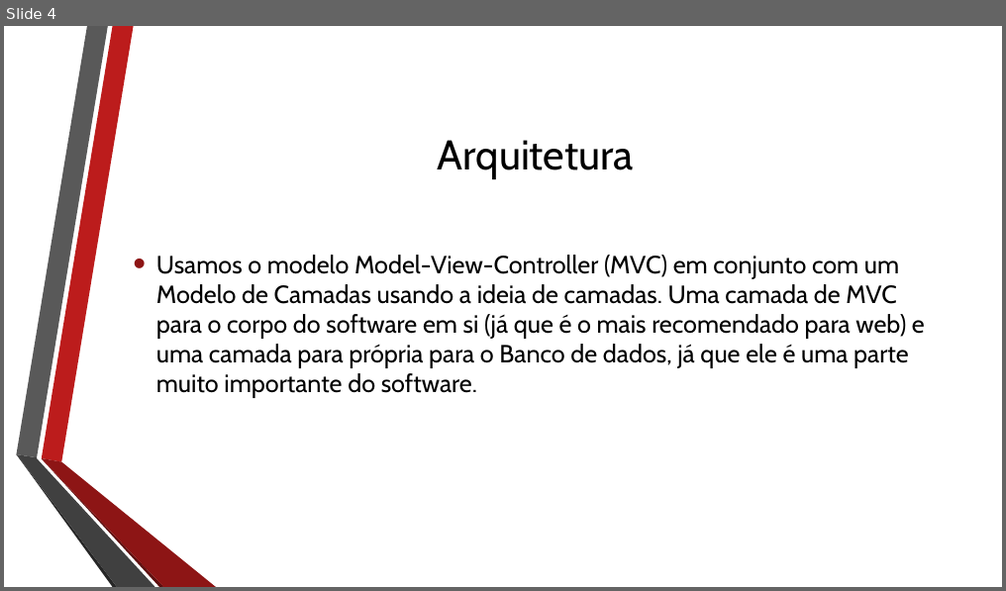
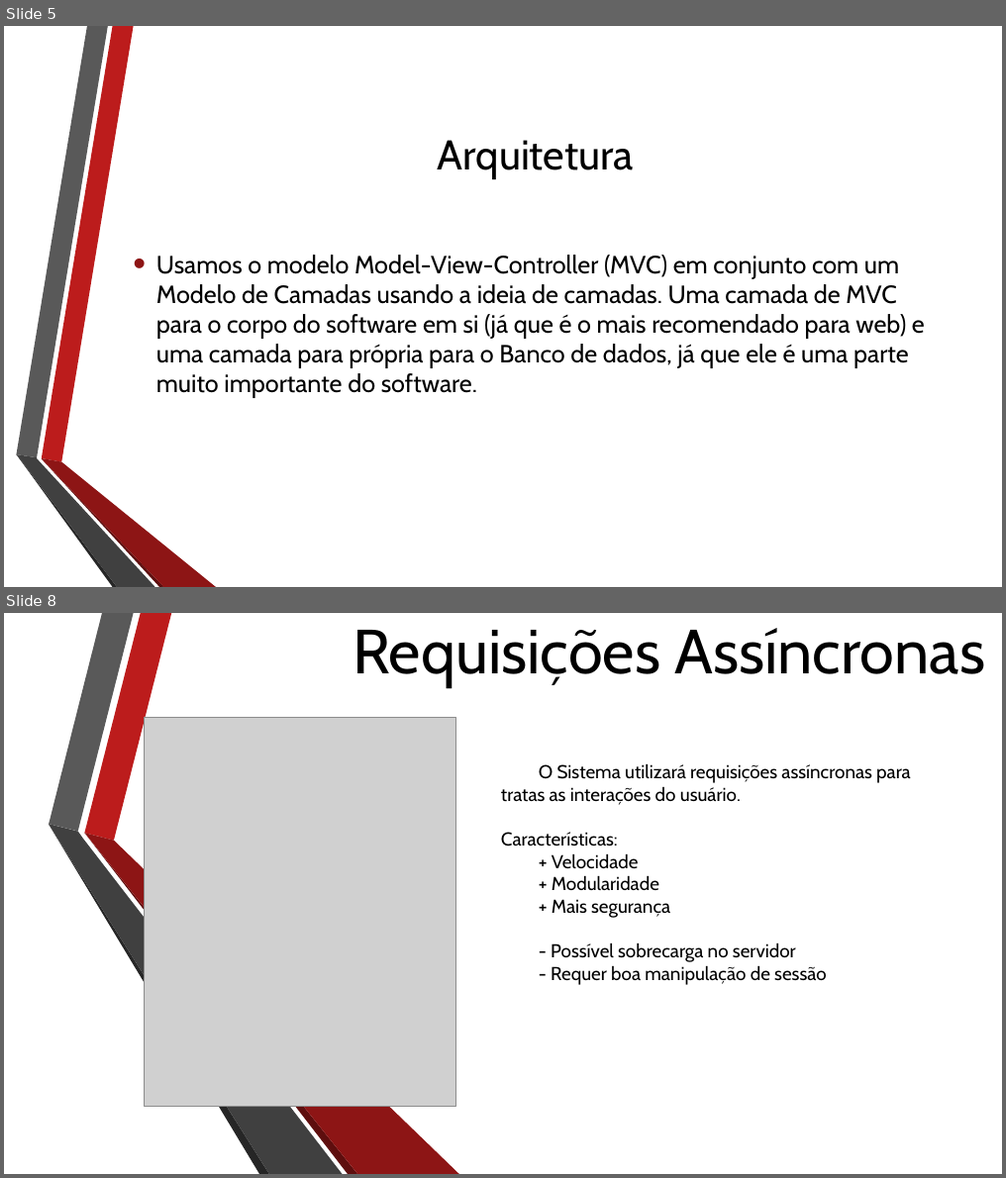
Before and after one commit to redtxai/bellsprout, a slide deck: Documentação/Colheita Urbana.pptx. Shown one above the other, each under a label of ours: slide 4 before the commit, slides 5 and 8 after it; the slides between them are not shown. The pictures are 1006x591 and 1006x1178 pixels, drawn with LibreOffice and Linux fonts; fonts in the diff are those of the drawing; grey boxes stand for pictures; background and template pictures are left out. Boxes give left, top, right and bottom in pixels: in the first picture for what was removed or moved away, otherwise in the second. Text is boxed around its words. In the diff, an @@ line names an element or a change of style, - is before the commit and + after.

```diff
--- a/Documentação/Colheita Urbana.pptx
+++ b/Documentação/Colheita Urbana.pptx
@@ slide 8 added at box(4, 613, 1002, 1174), background picture (left out) @@
@@ title added at box(352, 628, 985, 688), 60 pt, text #000000 @@
+Requisições Assíncronas
@@ picture added at box(144, 717, 456, 1107) @@
@@ text added at box(501, 763, 911, 985), 18 pt, text #000000 @@
+O Sistema utilizará requisições assíncronas para tratas as interações do usuário.
+Características:
++ Velocidade
++ Modularidade
++ Mais segurança
+- Possível sobrecarga no servidor
+- Requer boa manipulação de sessão
@@ group added at box(49, 613, 460, 1174): 6 freeform shapes @@
@@ what was slide 4 is now slide 5 @@
```
Also in this commit, not shown: 3 other slides added.
